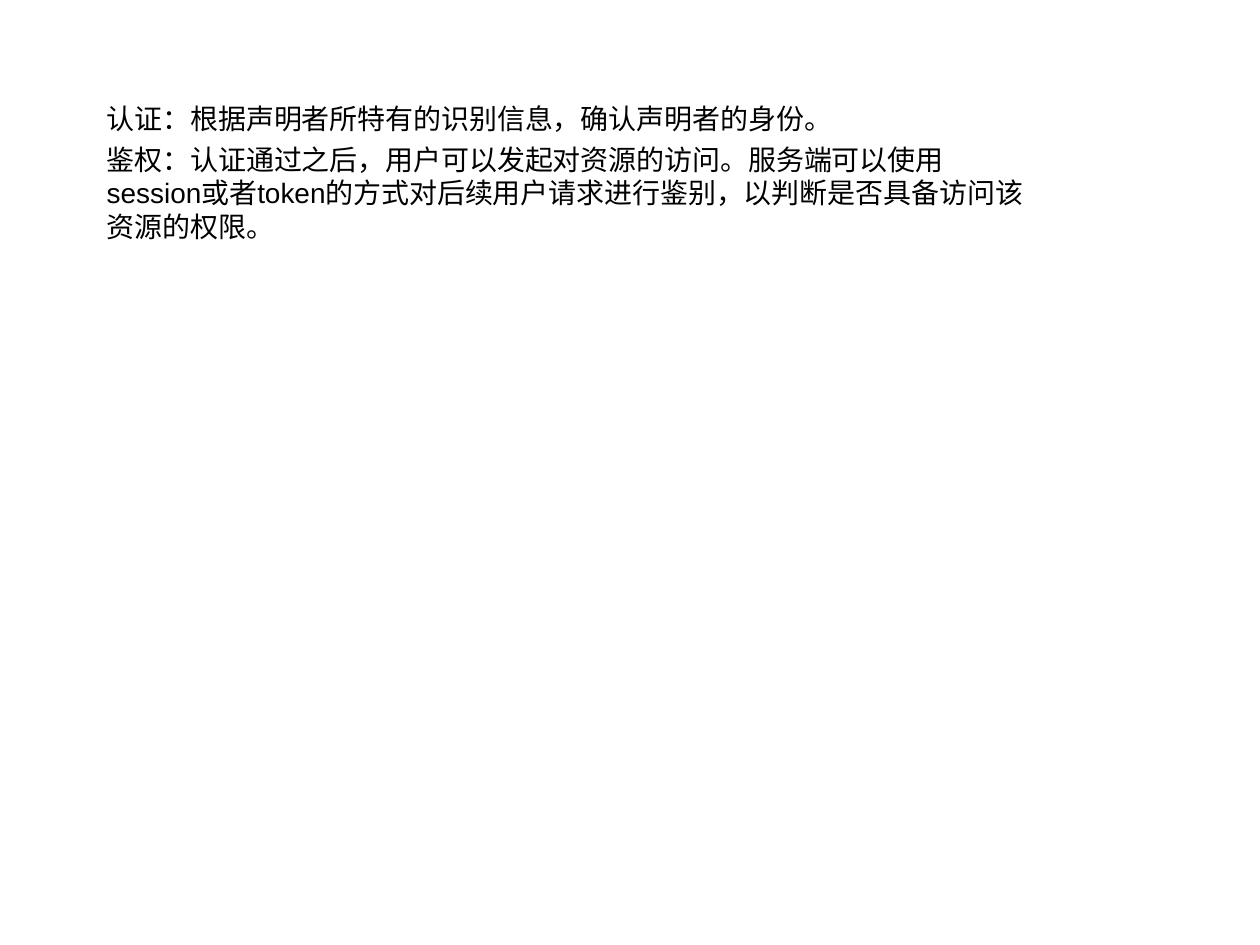
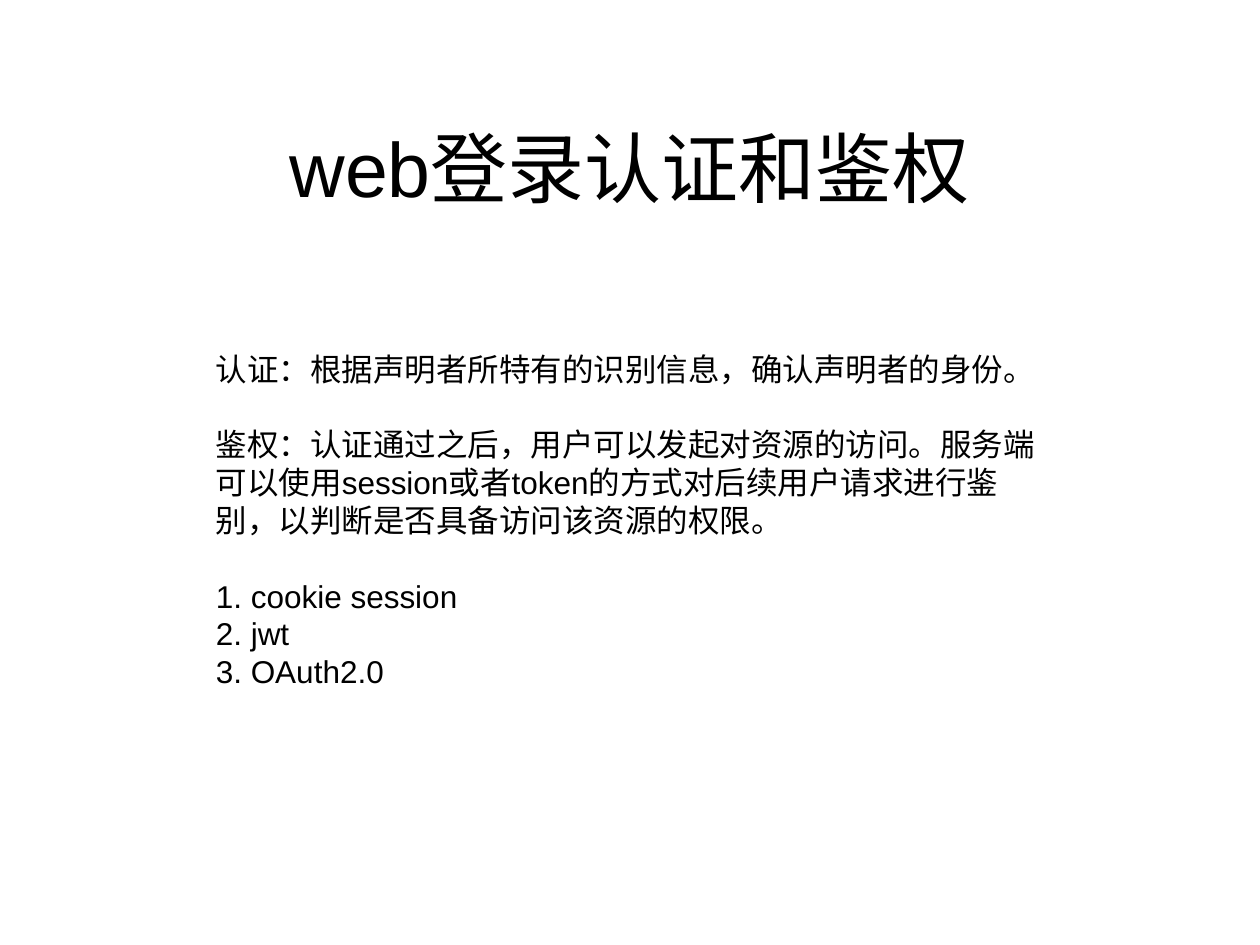
Before and after one commit to liyongjava36/oauth, a slide deck: slide 1 of 123.ppt (slide 6 before the commit). Drawn at 1260x945 pixels with LibreOffice and Linux fonts; fonts in the diff are those of the drawing. Boxes give left, top, right and bottom in pixels: in the first picture for what was removed or moved away, otherwise in the second. Text is boxed around its words. In the diff, an @@ line names an element or a change of style, - is before the commit and + after.

```diff
--- a/123.ppt
+++ b/123.ppt
@@ title added at (x1=290, y1=136, x2=970, y2=204), 44 pt, text #000000 @@
+web登录认证和鉴权
@@ text "认证：根据声明者所特有的识别信息，确认声明者的身份。" moved from (x1=107, y1=105, x2=1023, y2=240) to (x1=216, y1=354, x2=1035, y2=684) @@
@@ text at (x1=216, y1=354, x2=1035, y2=535): size 16 to 18 pt in "认证：根据声明者所特有的识别信息，确认声明者的身份。", "鉴权：认证通过之后，用户可以发起对资源的访问。服务端可以使用session或者token的方式对后续用户请求进行鉴别，以 ..."; less space between paragraphs @@
@@ text at (x1=216, y1=585, x2=458, y2=684): paragraphs added @@
+1. cookie session
+2. jwt
+3. OAuth2.0
```
Also in this commit, not shown: 1 other slide changed, 4 slides added, 2 slides removed.
